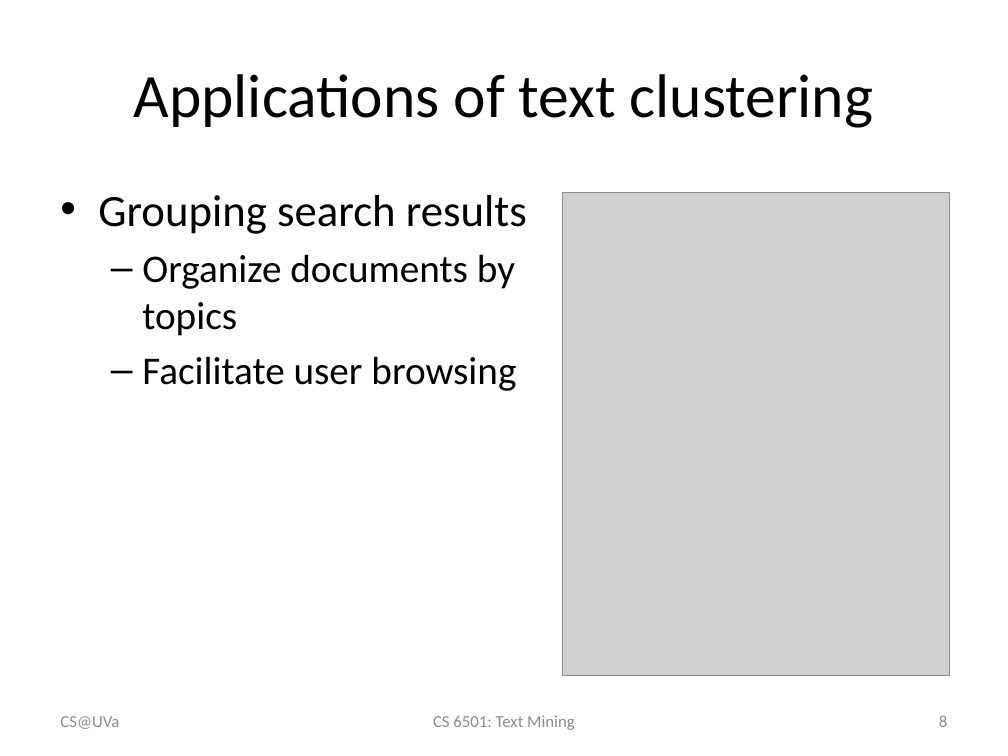
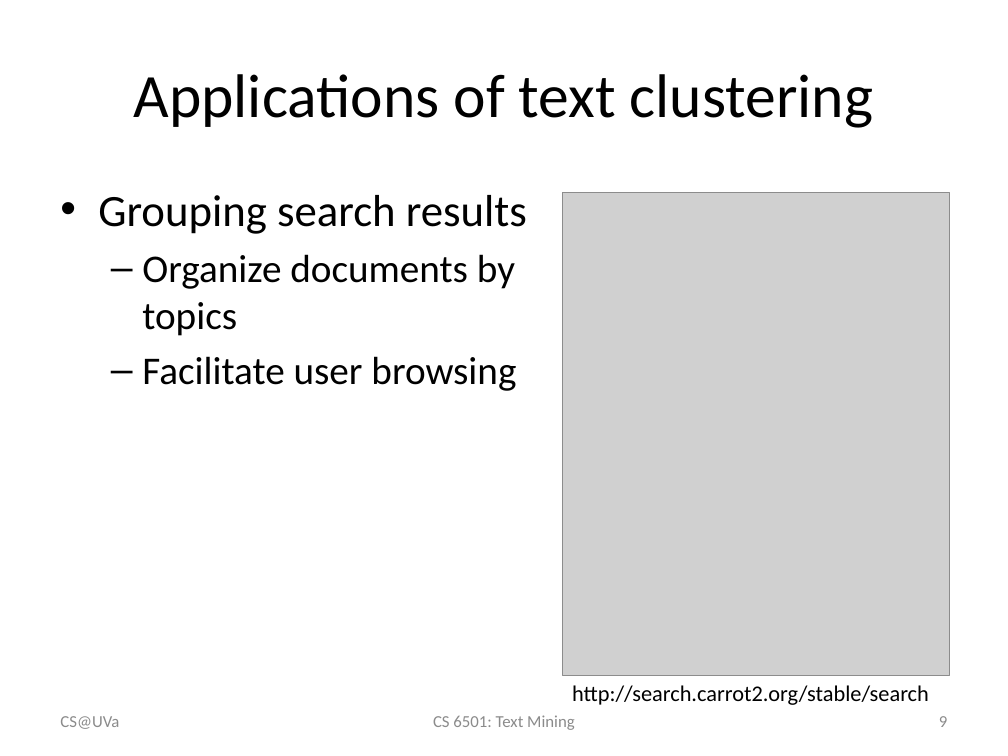
Before and after one commit to wang296/CS6501-Text-Mining, a slide deck: slide 9 of docs/TextClustering.pptx (slide 8 before the commit). Drawn at 1008x756 pixels with LibreOffice and Linux fonts; fonts in the diff are those of the drawing; grey boxes stand for pictures. Boxes give left, top, right and bottom in pixels: in the first picture for what was removed or moved away, otherwise in the second. Text is boxed around its words. In the diff, an @@ line names an element or a change of style, - is before the commit and + after.

```diff
--- a/docs/TextClustering.pptx
+++ b/docs/TextClustering.pptx
@@ text added at box(572, 685, 929, 705), 16 pt, text #000000 @@
+http://search.carrot2.org/stable/search
@@ page number at box(939, 716, 947, 727): text changed @@
-8
+9
```
Also in this commit, not shown: 2 other slides changed, 20 slides added, 2 other files.
